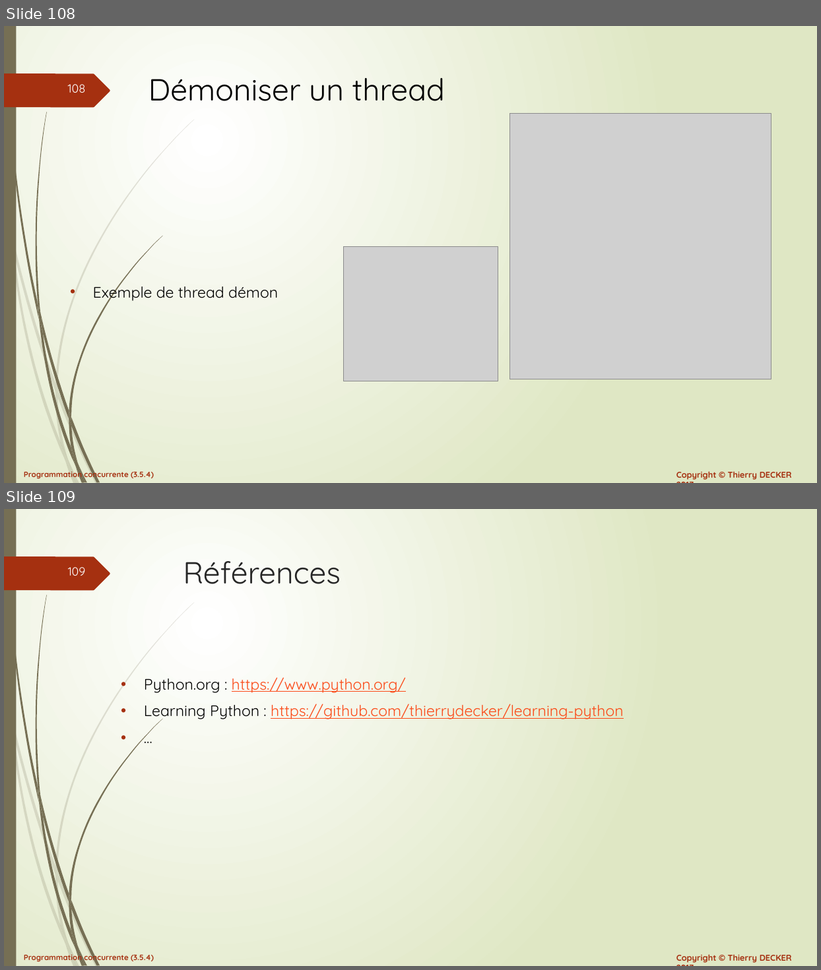
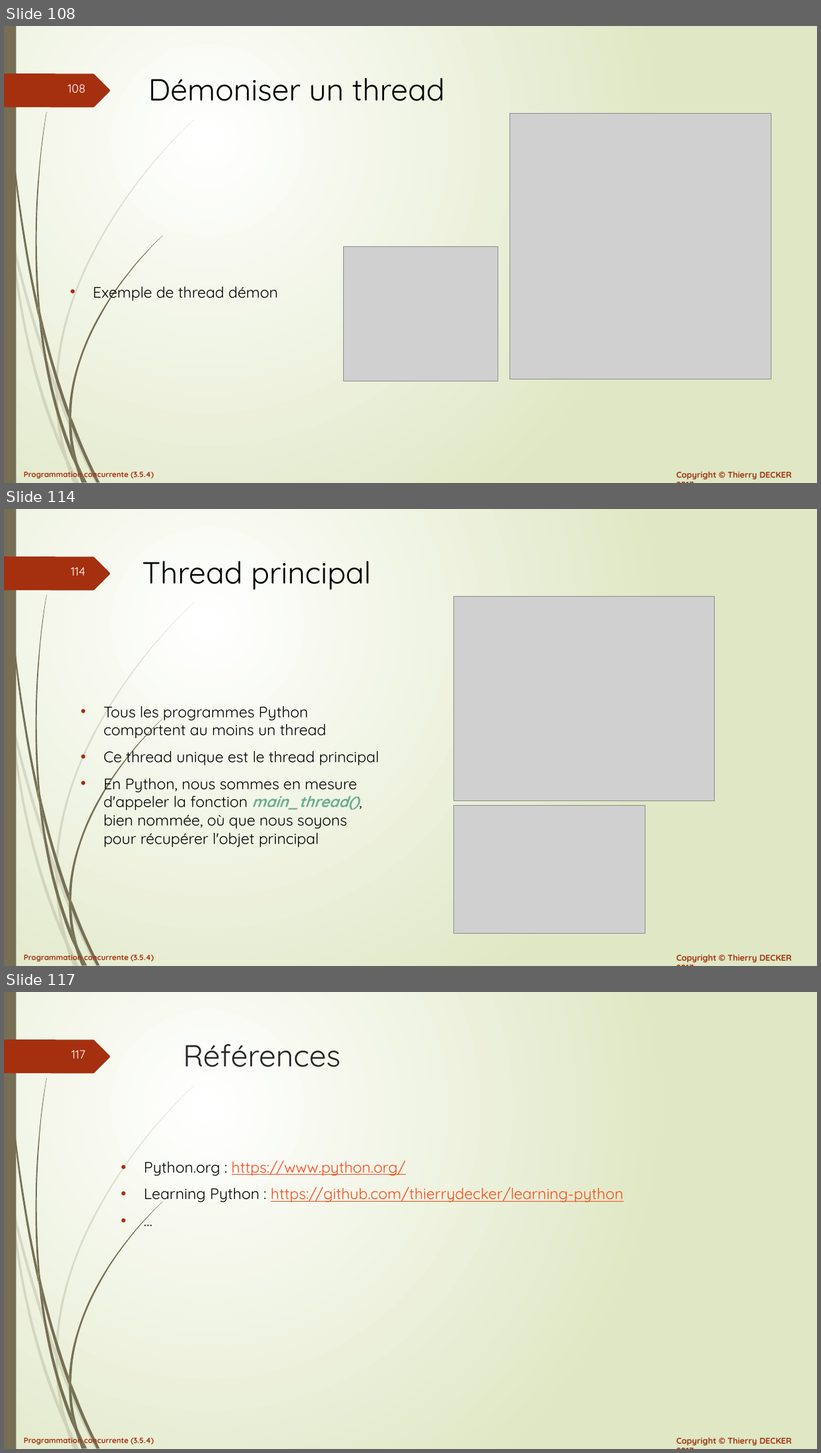
Before and after one commit to VikmanTheRacoon/learning-python, a slide deck: documentations/python-103.pptx. Shown one above the other, each under a label of ours: slides 108 and 109 before the commit, slides 108, 114 and 117 after it; the slides between them are not shown. The pictures are 821x970 and 821x1453 pixels, drawn with LibreOffice and Linux fonts; fonts in the diff are those of the drawing; grey boxes stand for pictures. Boxes give left, top, right and bottom in pixels: in the first picture for what was removed or moved away, otherwise in the second. Text is boxed around its words. In the diff, an @@ line names an element or a change of style, - is before the commit and + after.

```diff
--- a/documentations/python-103.pptx
+++ b/documentations/python-103.pptx
@@ slide 114 added at (4,509,817,966), background gradient #FFFFFF to #DFE8C4; not listed: 27 template elements that a slide beside it also shows @@
@@ title added at (142,561,371,590), 36 pt, text #000000 @@
+Thread principal
@@ picture added at (453,596,714,801) @@
@@ text added at (104,706,379,848), 18 pt, text #000000 @@
+• Tous les programmes Python comportent au moins un thread
+• Ce thread unique est le thread principal
+• En Python, nous sommes en mesure d'appeler la fonction main_thread(), bien nommée, où que nous soyons pour récupérer l'objet principal
@@ picture added at (453,806,645,933) @@
@@ what was slide 109 is now slide 117 @@
@@ page number at (71,1050,85,1059): text changed @@
-109
+117
```
Also in this commit, not shown: 7 other slides added, 1 other file.
